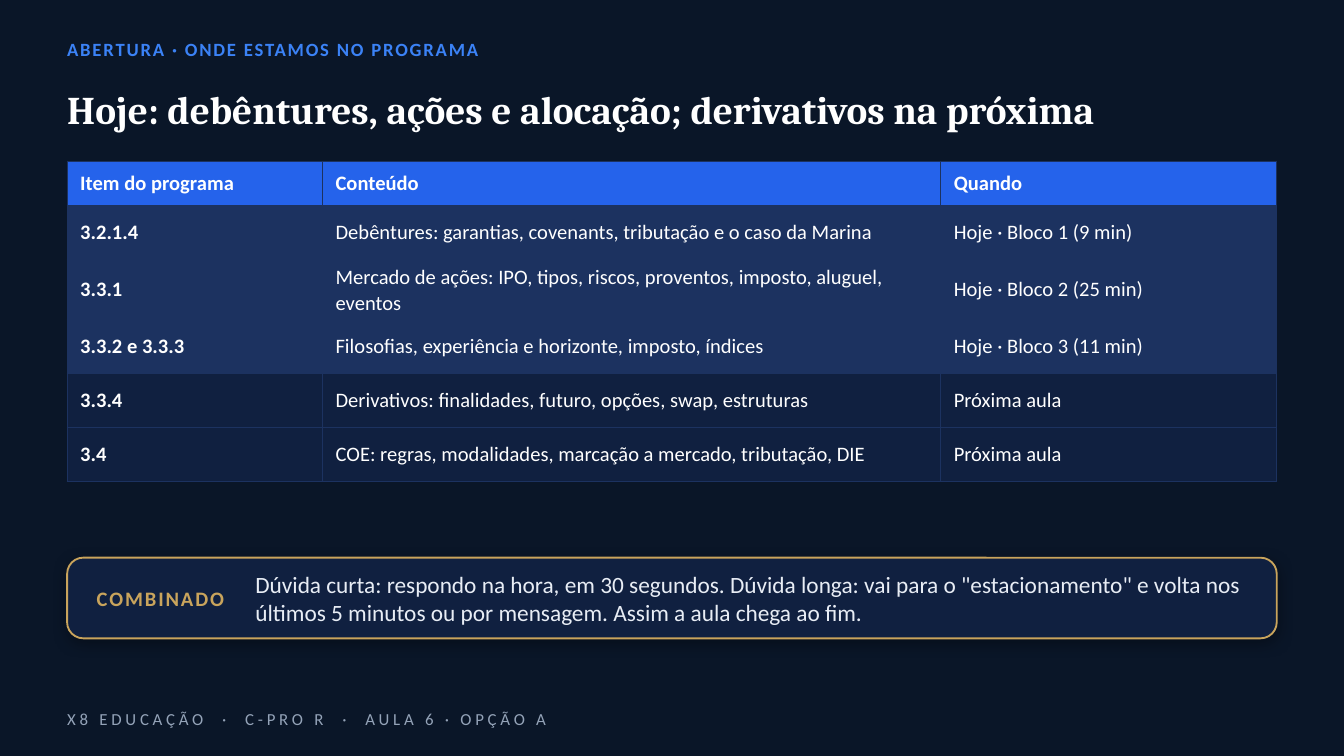
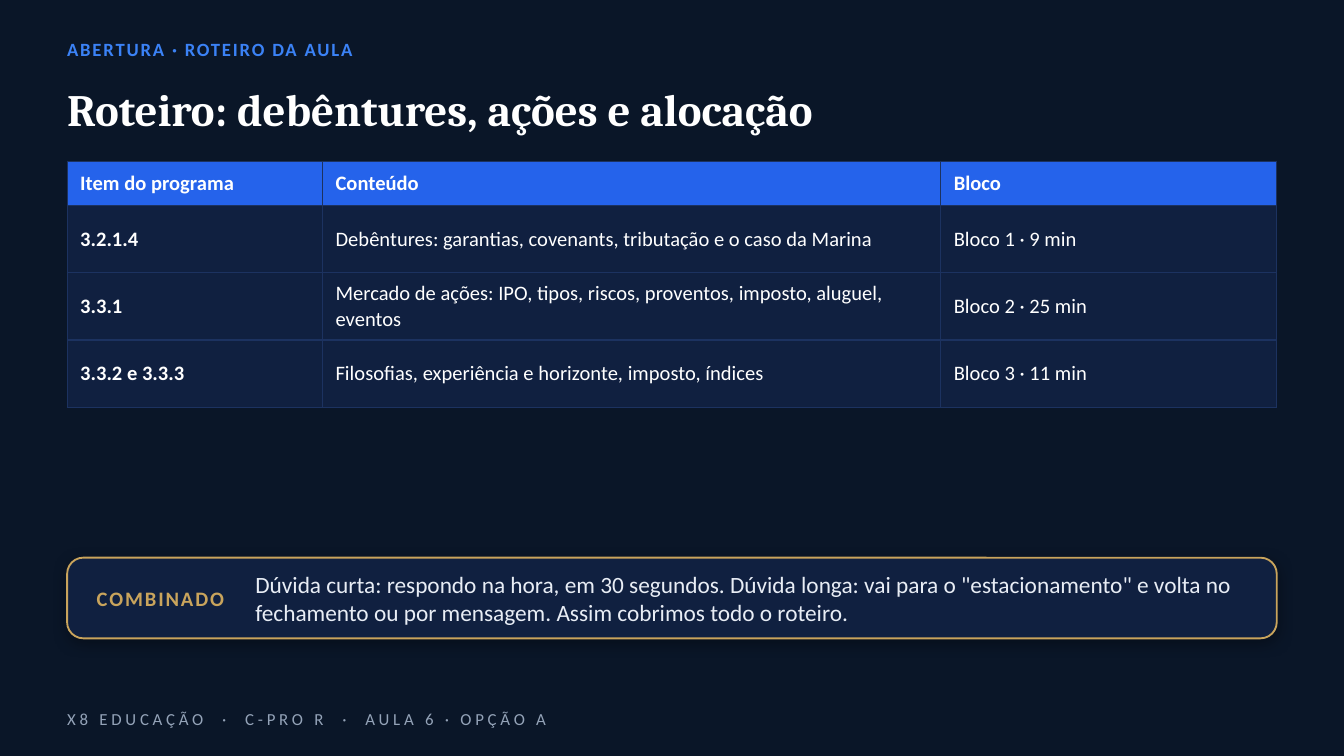
Before and after one commit to gabrielparreiradasilveira-lang/Principal, a slide deck: slide 2 of C-PRO_R_Aula_6_opcoes/A_Empurrar/C-PRO_R_-_Aula_6_-_Opcao_A.pptx. Drawn at 1344x756 pixels with LibreOffice and Linux fonts; fonts in the diff are those of the drawing; background and template pictures are left out. Boxes give left, top, right and bottom in pixels: in the first picture for what was removed or moved away, otherwise in the second. Text is boxed around its words. In the diff, an @@ line names an element or a change of style, - is before the commit and + after.

```diff
--- a/C-PRO_R_Aula_6_opcoes/A_Empurrar/C-PRO_R_-_Aula_6_-_Opcao_A.pptx
+++ b/C-PRO_R_Aula_6_opcoes/A_Empurrar/C-PRO_R_-_Aula_6_-_Opcao_A.pptx
@@ text at (x1=67, y1=44, x2=353, y2=56): text changed @@
-ABERTURA · ONDE ESTAMOS NO PROGRAMA
+ABERTURA · ROTEIRO DA AULA
@@ title at (x1=67, y1=94, x2=812, y2=136): text changed; size 21 to 24 pt @@
-Hoje: debêntures, ações e alocação; derivativos na próxima
+Roteiro: debêntures, ações e alocação
@@ table at (x1=67, y1=161, x2=1277, y2=407) @@
-row 1: Item do programa | Conteúdo | Quando
-row 2: 3.2.1.4 | Debêntures: garantias, covenants, tributação e o caso da Marina | Hoje · Bloco 1 (9 min)
-row 3: 3.3.1 | Mercado de ações: IPO, tipos, riscos, proventos, imposto, aluguel, eventos | Hoje · Bloco 2 (25 min)
-row 4: 3.3.2 e 3.3.3 | Filosofias, experiência e horizonte, imposto, índices | Hoje · Bloco 3 (11 min)
-row 5: 3.3.4 | Derivativos: finalidades, futuro, opções, swap, estruturas | Próxima aula
-row 6: 3.4 | COE: regras, modalidades, marcação a mercado, tributação, DIE | Próxima aula
+row 1: Item do programa | Conteúdo | Bloco
+row 2: 3.2.1.4 | Debêntures: garantias, covenants, tributação e o caso da Marina | Bloco 1 · 9 min
+row 3: 3.3.1 | Mercado de ações: IPO, tipos, riscos, proventos, imposto, aluguel, eventos | Bloco 2 · 25 min
+row 4: 3.3.2 e 3.3.3 | Filosofias, experiência e horizonte, imposto, índices | Bloco 3 · 11 min
@@ text at (x1=255, y1=576, x2=1231, y2=625): text changed @@
-Dúvida curta: respondo na hora, em 30 segundos. Dúvida longa: vai para o "estacionamento" e volta nos últimos 5 minutos ou por mensagem. Assim a aula chega ao fim.
+Dúvida curta: respondo na hora, em 30 segundos. Dúvida longa: vai para o "estacionamento" e volta no fechamento ou por mensagem. Assim cobrimos todo o roteiro.
```
Also in this commit, not shown: 2 other slides changed, 11 other files.
